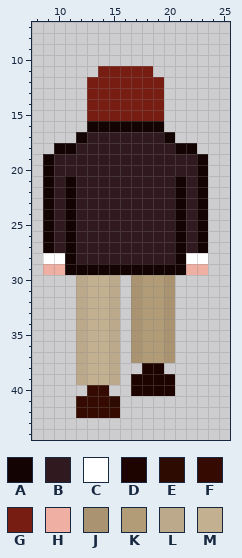
Two states of a pixel-art sprite, sprites/congresssan/North/frame2.png. The first picture shows the starting point.
The file is 32x48 pixels. Colours within 5 levels of each other are drawn and written as one. Shown: x 8..25, y 7..44.
Palette (. is transparent): A #130303  B #30191f  C #ffffff  D #1e0400  E #2e0b01  F #350b01  G #781d12  H #f0afa3  J #aa9371  K #b29b77  L #bca98b  M #c3b091
The result:
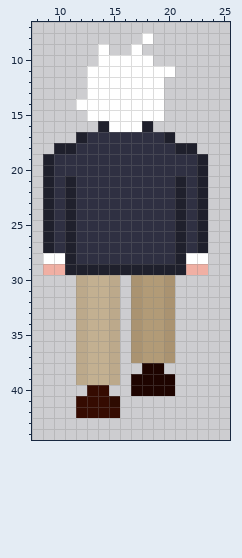
Changes in this commit:
@@ palette @@
-A #130303
+A #1f202c
-B #30191f
+B #2f3042
@@ x 8..25 @@
  7 ..................
- 8 ..................
- 9 ..................
-10 ..................
-11 ......GGGGG.......
-12 .....GGGGGGG......
-13 .....GGGGGGG......
-14 .....GGGGGGG......
-15 .....GGGGGGG......
-16 .....AAAAAAA......
+ 8 ..........C.......
+ 9 ......C..C........
+10 ......CCCCC.......
+11 .....CCCCCCCC.....
+12 .....CCCCCCC......
+13 .....CCCCCCC......
+14 ....CCCCCCCC......
+15 .....CCCCCCC......
+16 ......ACCCA.......
 17 ....ABBBBBBBA.....
Pixel boxes of the changes (left, top, right, bottom) in both pictures:
changed: (43, 33, 208, 275)
